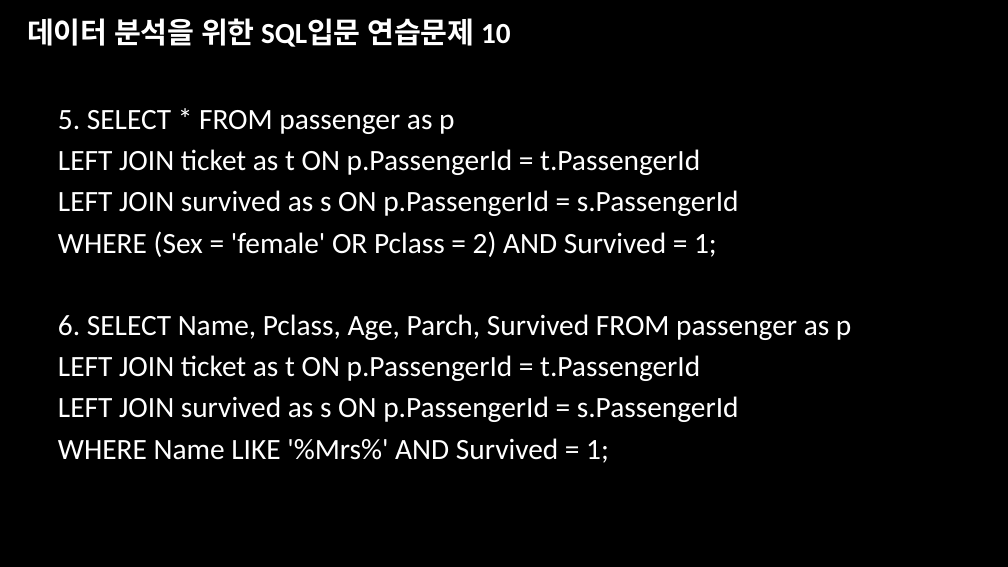
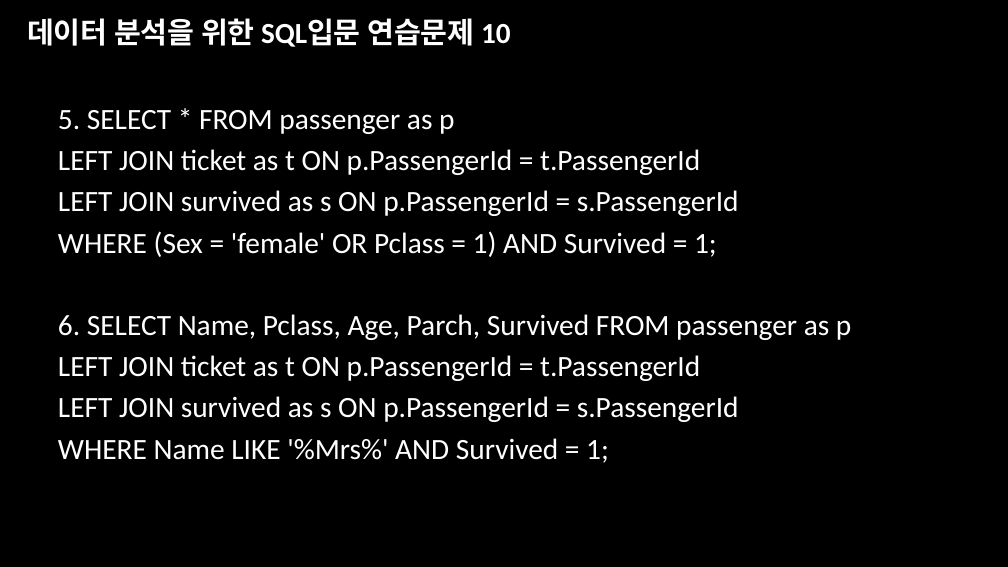
Before and after one commit to juhooong/fintech_service, a slide deck: slide 74 of 01DATABASE/데이터 분석을 위한 SQL입문(포맷 정리)2.pptx. Drawn at 1008x567 pixels with LibreOffice and Linux fonts; fonts in the diff are those of the drawing. Boxes give left, top, right and bottom in pixels: in the first picture for what was removed or moved away, otherwise in the second. Text is boxed around its words. In the diff, an @@ line names an element or a change of style, - is before the commit and + after.

```diff
--- a/01DATABASE/데이터 분석을 위한 SQL입문(포맷 정리)2.pptx
+++ b/01DATABASE/데이터 분석을 위한 SQL입문(포맷 정리)2.pptx
@@ text at (58,231,717,257): text changed @@
-WHERE (Sex = 'female' OR Pclass = 2) AND Survived = 1;
+WHERE (Sex = 'female' OR Pclass = 1) AND Survived = 1;
```
Also in this commit, not shown: 18 other slides changed, 1 slide added, 26 other files.
